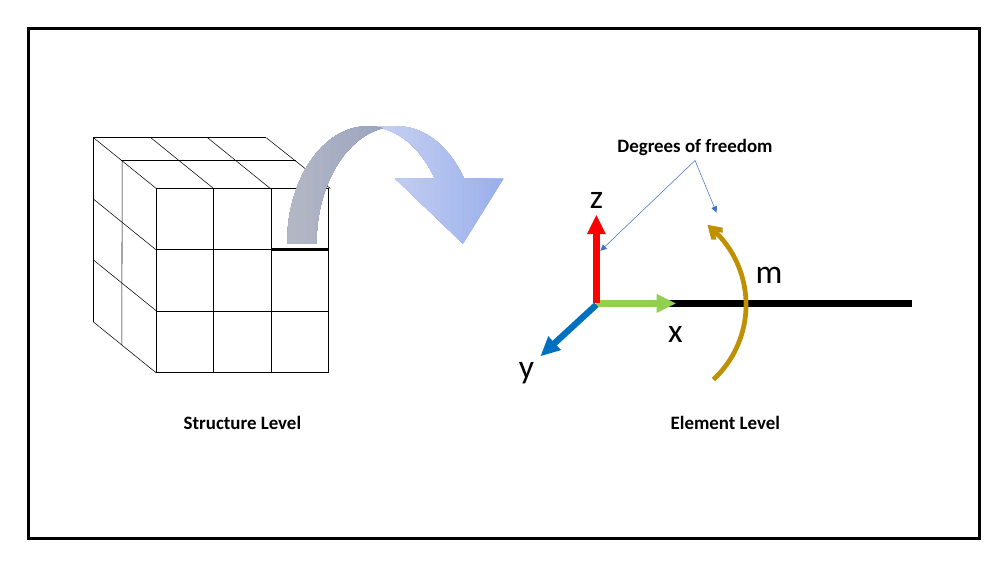
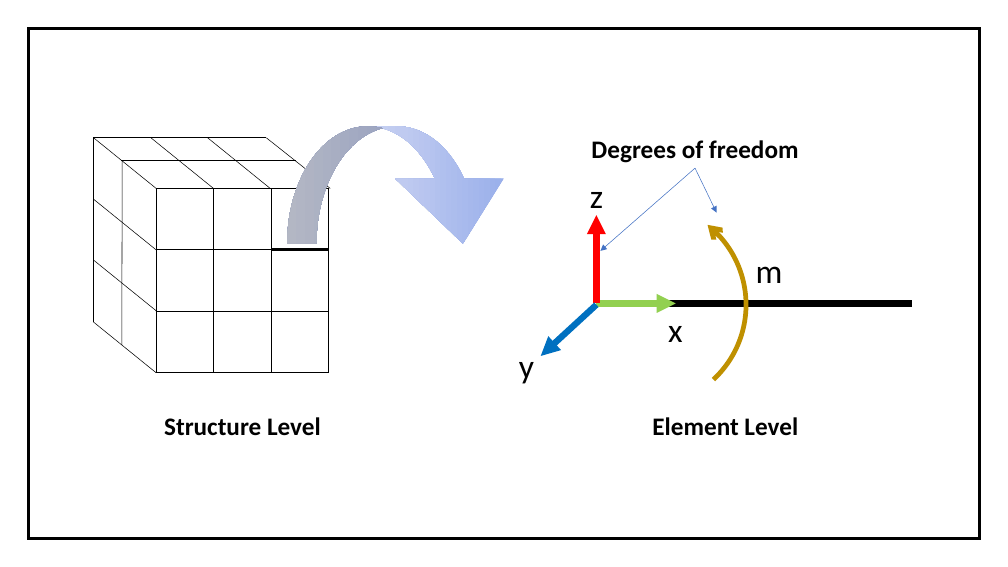
Before and after one commit to imsuneth/FEM, a slide deck: slide 10 of Documentations/Mid evaluation presentation/FINITE ELEMENT BASED STRUCTURAL ANALYSIS.pptx. Drawn at 1008x567 pixels with LibreOffice and Linux fonts; fonts in the diff are those of the drawing. Boxes give left, top, right and bottom in pixels: in the first picture for what was removed or moved away, otherwise in the second. Text is boxed around its words. In the diff, an @@ line names an element or a change of style, - is before the commit and + after.

```diff
--- a/Documentations/Mid evaluation presentation/FINITE ELEMENT BASED STRUCTURAL ANALYSIS.pptx
+++ b/Documentations/Mid evaluation presentation/FINITE ELEMENT BASED STRUCTURAL ANALYSIS.pptx
@@ size 18 to 24 pt in 3 elements at (x1=164, y1=417, x2=321, y2=436), (x1=652, y1=417, x2=798, y2=436), (x1=591, y1=140, x2=799, y2=163) @@
@@ arrow moved from (695, 160) - (600, 251) to (695, 168) - (600, 251) @@
@@ arrow moved from (695, 160) - (717, 212) to (695, 168) - (717, 212) @@
```
Also in this commit, not shown: 7 other slides changed, 2 slides added, 6 other files.
